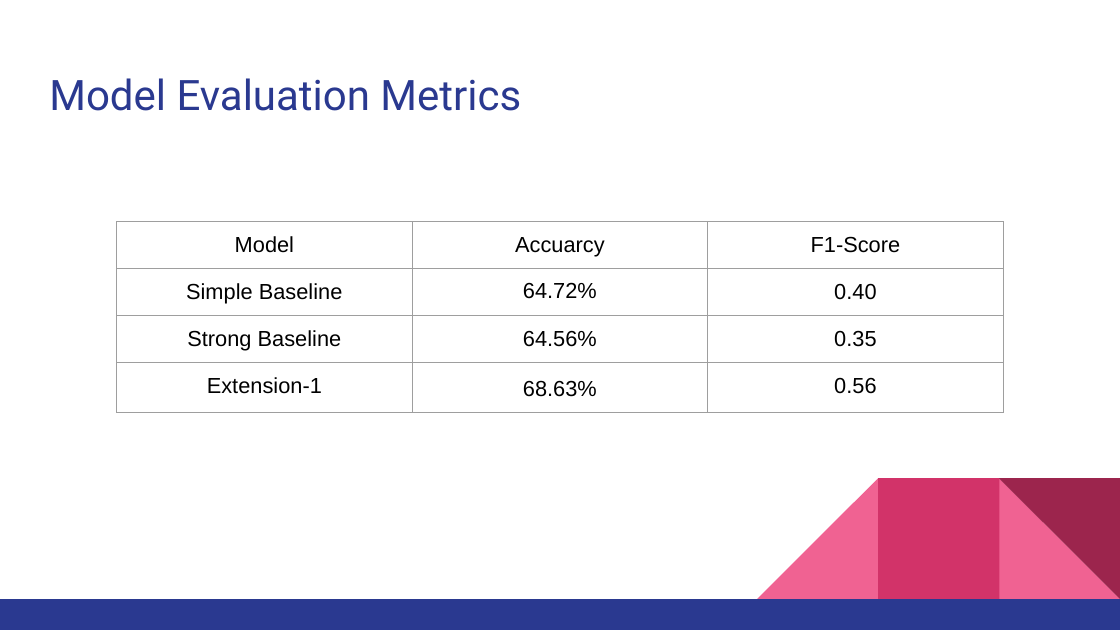
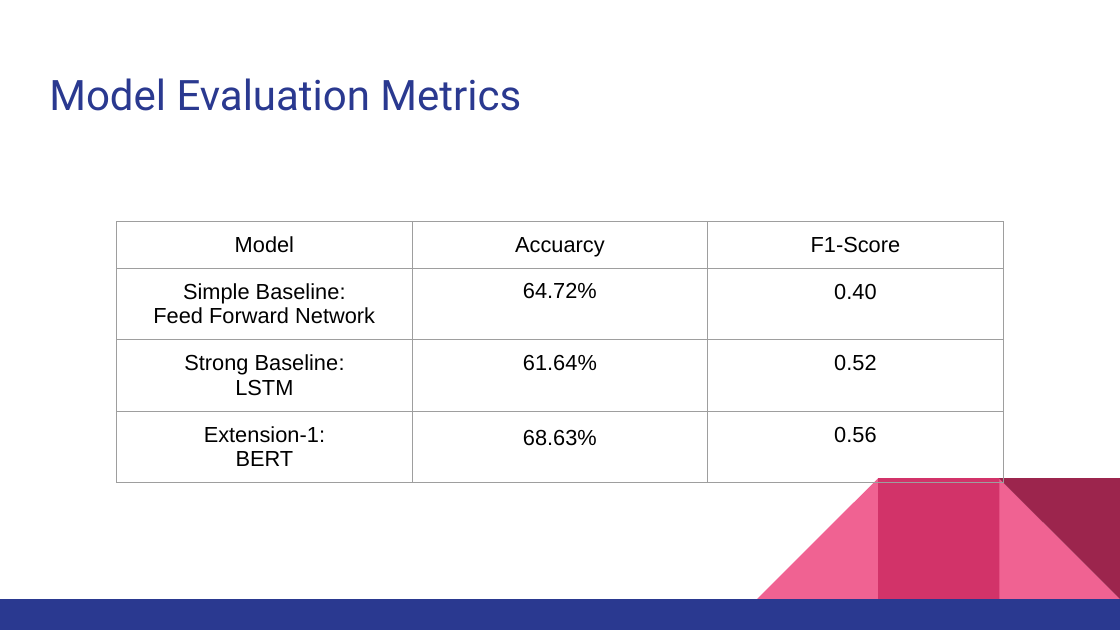
Before and after one commit to kevin00hu/CIS-5300-final-project, a slide deck: slide 10 of milestone 3/Fake News Detection.pptx. Drawn at 1120x630 pixels with LibreOffice and Linux fonts; fonts in the diff are those of the drawing. Boxes give left, top, right and bottom in pixels: in the first picture for what was removed or moved away, otherwise in the second. Text is boxed around its words. In the diff, an @@ line names an element or a change of style, - is before the commit and + after.

```diff
--- a/milestone 3/Fake News Detection.pptx
+++ b/milestone 3/Fake News Detection.pptx
@@ table at box(116, 222, 1004, 494) @@
-row 2, column 1: Simple Baseline
+row 2, column 1: Simple Baseline: / Feed Forward Network
-row 3: Strong Baseline | 64.56% | 0.35
+row 3: Strong Baseline: / LSTM | 61.64% | 0.52
-row 4, column 1: Extension-1
+row 4, column 1: Extension-1: / BERT
```
Also in this commit, not shown: 3 other slides changed.
